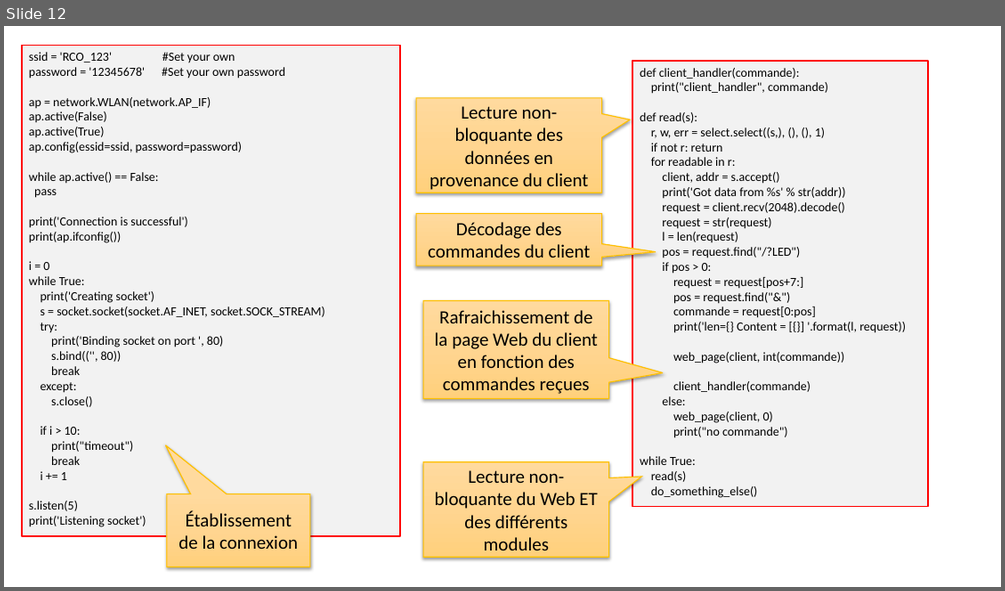
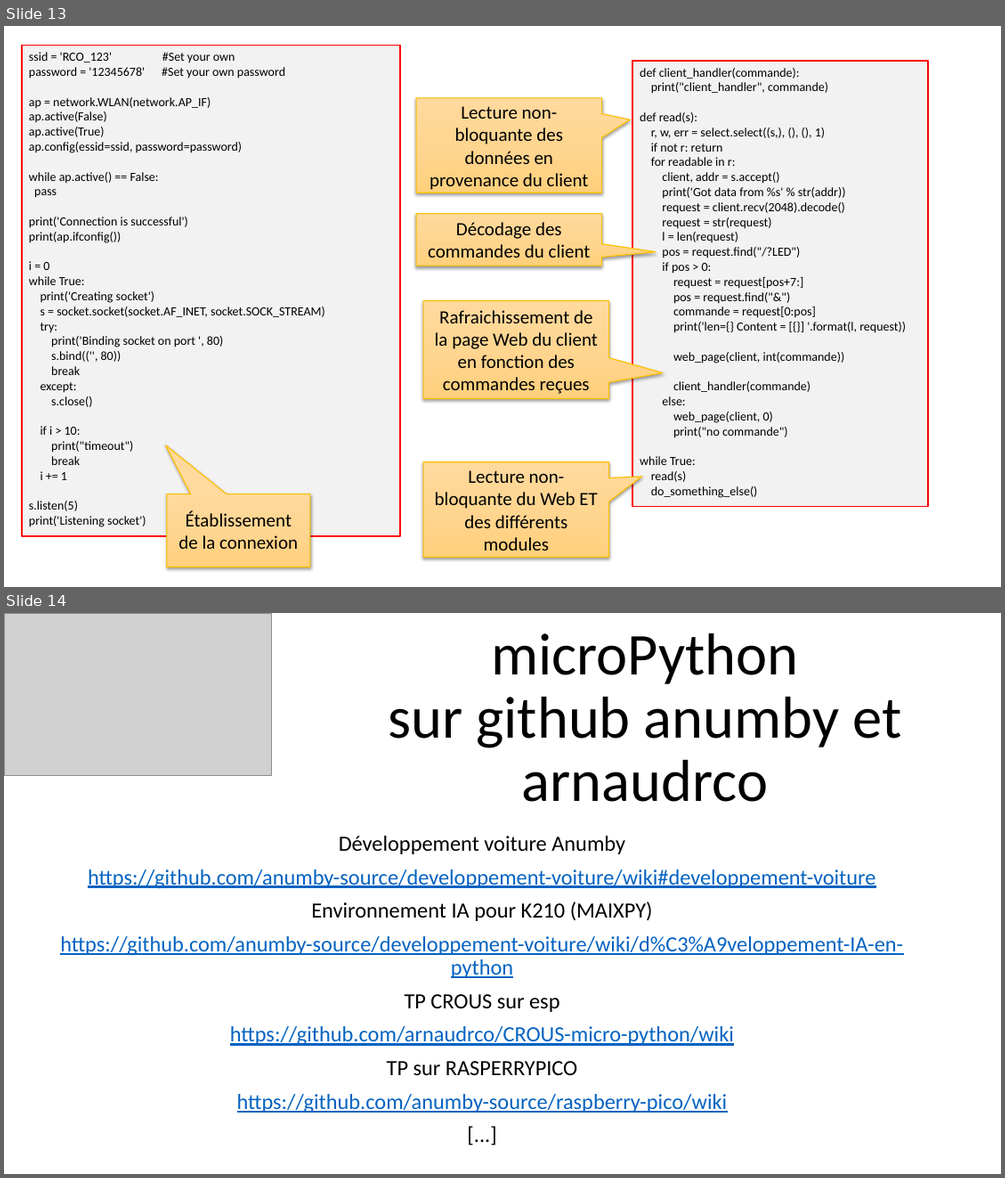
Before and after one commit to arnaudrco/CROUS-micro-python, a slide deck: microPython-2.pptx. Shown one above the other, each under a label of ours: slide 12 before the commit, slides 13 and 14 after it. The pictures are 1005x591 and 1005x1178 pixels, drawn with LibreOffice and Linux fonts; fonts in the diff are those of the drawing; grey boxes stand for pictures. Boxes give left, top, right and bottom in pixels: in the first picture for what was removed or moved away, otherwise in the second. Text is boxed around its words. In the diff, an @@ line names an element or a change of style, - is before the commit and + after.

```diff
--- a/microPython-2.pptx
+++ b/microPython-2.pptx
@@ slide 14 added at (4,613,1001,1174), background #FFFFFF @@
@@ picture added at (4,613,271,776) @@
@@ title added at (388,633,901,802), 57 pt, text #000000 @@
+microPython
+sur github anumby et arnaudrco
@@ text added at (60,835,903,1113), 20.9 pt, text #0563C1, underline @@
+Développement voiture Anumby
+https://github.com/anumby-source/developpement-voiture/wiki#developpement-voiture
+Environnement IA pour K210 (MAIXPY)
+https://github.com/anumby-source/developpement-voiture/wiki/d%C3%A9veloppement-IA-en-python
+TP CROUS sur esp
+https://github.com/arnaudrco/CROUS-micro-python/wiki
+TP sur RASPERRYPICO
+https://github.com/anumby-source/raspberry-pico/wiki
+[...]
@@ what was slide 12 is now slide 13 @@
```
Also in this commit, not shown: 1 other slide added.
